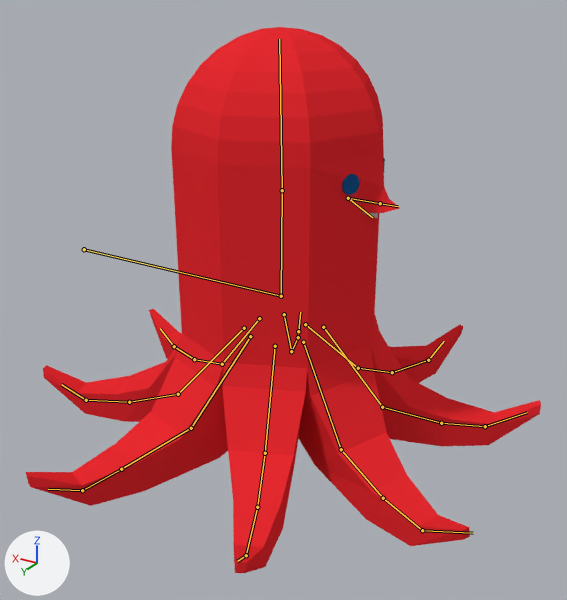
A saved change to the Blender file SourceArt/Alien.blend.
One viewpoint serves both versions: a 50 mm camera at (-1.004, 1.659, 1.197) aimed at (-0.031, 0.037, 0.386). Arrows for +X, +Y and +Z are at lower left; the lights stay in place. The bones that bend it are drawn over the model as lines.
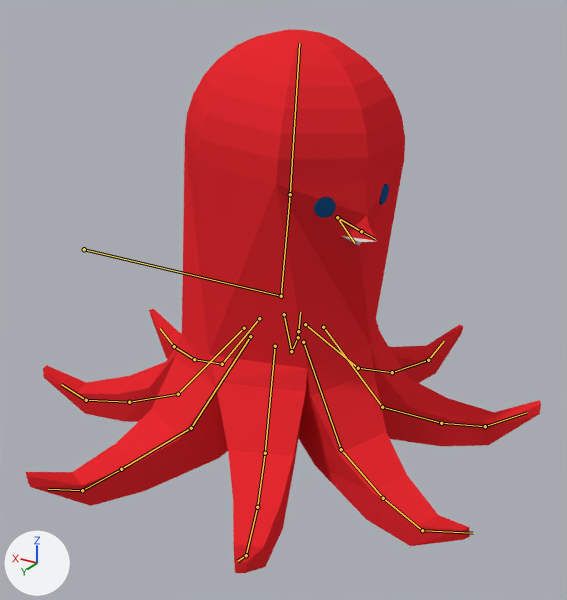
The newer file adds an action. The first version stands in its rest pose; the second is drawn at frame 18 of the action 'idle'.

What differs and where, as boxes [x1, y1, x2, y2] in the pictures (567 x 600 px):
'Sphere', posed: before [26, 27, 541, 573]; after [26, 29, 541, 573]
bone 'Spine', root to tip: before (281, 296) to (282, 190); after (281, 296) to (290, 194)

Diff of the bpy script that builds the scene:
```diff
--- a/SourceArt/Alien.blend.py
+++ b/SourceArt/Alien.blend.py
@@ bone_spine @@
 bone_spine = bpy.data.objects['Armature'].pose.bones['Spine']  # child of 'Root'
-bone_spine.rotation_quaternion = (1.0, 0.0, 0.0, 0.0)  # degrees (0, 0, 0)
+bone_spine.rotation_quaternion = (0.98, 0.059, -0.192, 0.013)  # degrees (7, -22, 0)
```
